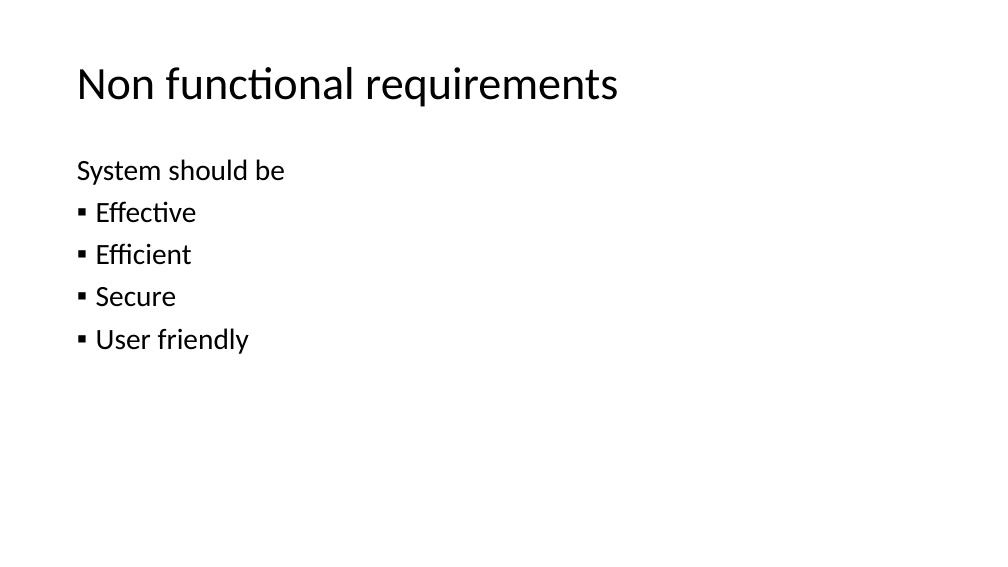
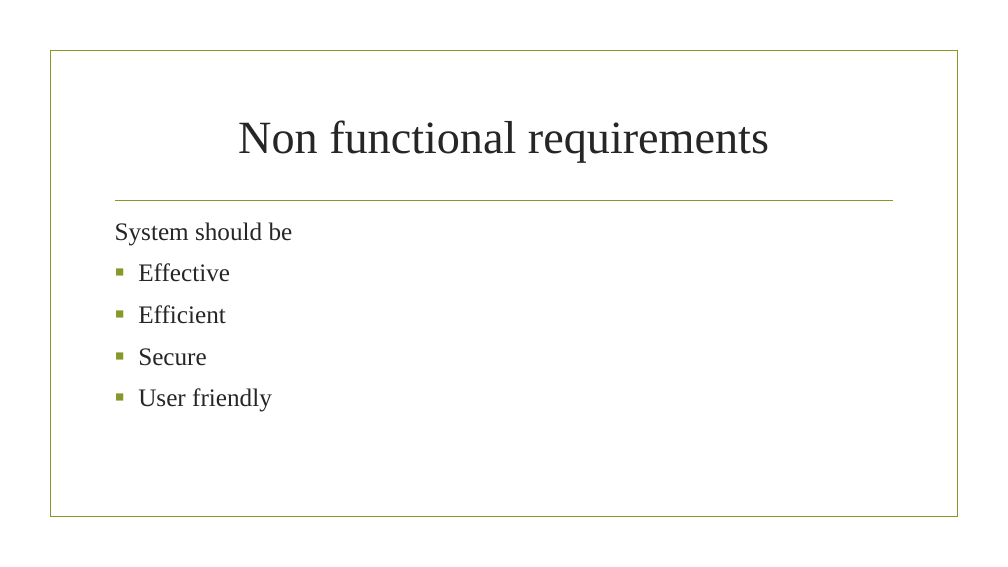
Before and after one commit to Lordwell-Manondo/Crime-Record-management-system, a slide deck: slide 6 of Crime record management system -1.pptx (slide 8 before the commit). Drawn at 1008x567 pixels with LibreOffice and Linux fonts; fonts in the diff are those of the drawing; background and template pictures are left out. Boxes give left, top, right and bottom in pixels: in the first picture for what was removed or moved away, otherwise in the second. Text is boxed around its words. In the diff, an @@ line names an element or a change of style, - is before the commit and + after.

```diff
--- a/Crime record management system -1.pptx
+++ b/Crime record management system -1.pptx
@@ rectangle added at (50,51,957,517), outline #83992A 1.25 pt @@
@@ title "Non functional requirements": place and size @@
-title "Non functional requirements" at (77,67,618,107)
+title "Non functional requirements" at (238,120,769,162)
@@ title "Non functional requirements" at (238,120,769,162): font Calibri to Times New Roman, text colour #000000 to #262626; alignment left to centre; line spacing 0.9 to 1 @@
@@ line added from (116, 200) to (893, 200), #83992A 1.25 pt @@
@@ text "System should be": place and size @@
-text "System should be" at (77,159,285,354)
+text "System should be" at (115,222,293,412)
@@ text "System should be" at (115,222,293,412): size 28 to 24 pt, font Calibri to Times New Roman, text colour #000000 to #262626; line spacing 0.9 to 1; indent changed @@
```
Also in this commit, not shown: 8 other slides changed, 1 slide added, 3 slides removed, 5 other files.
